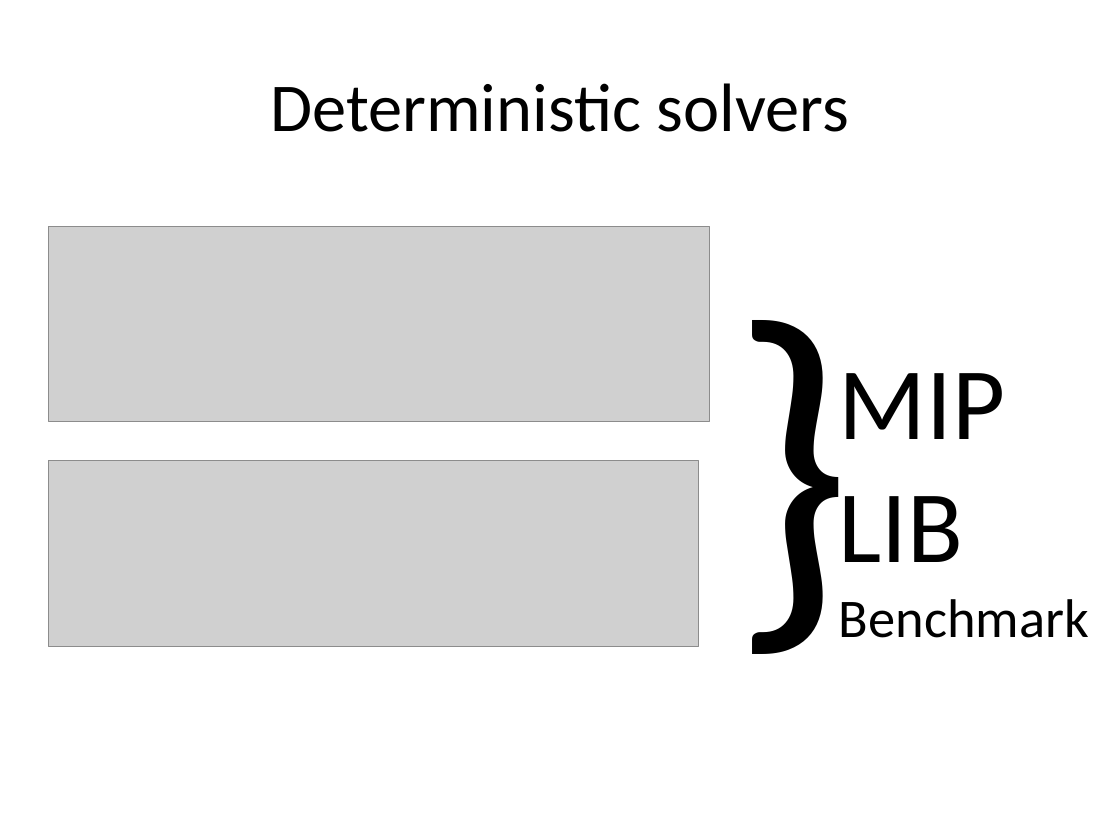
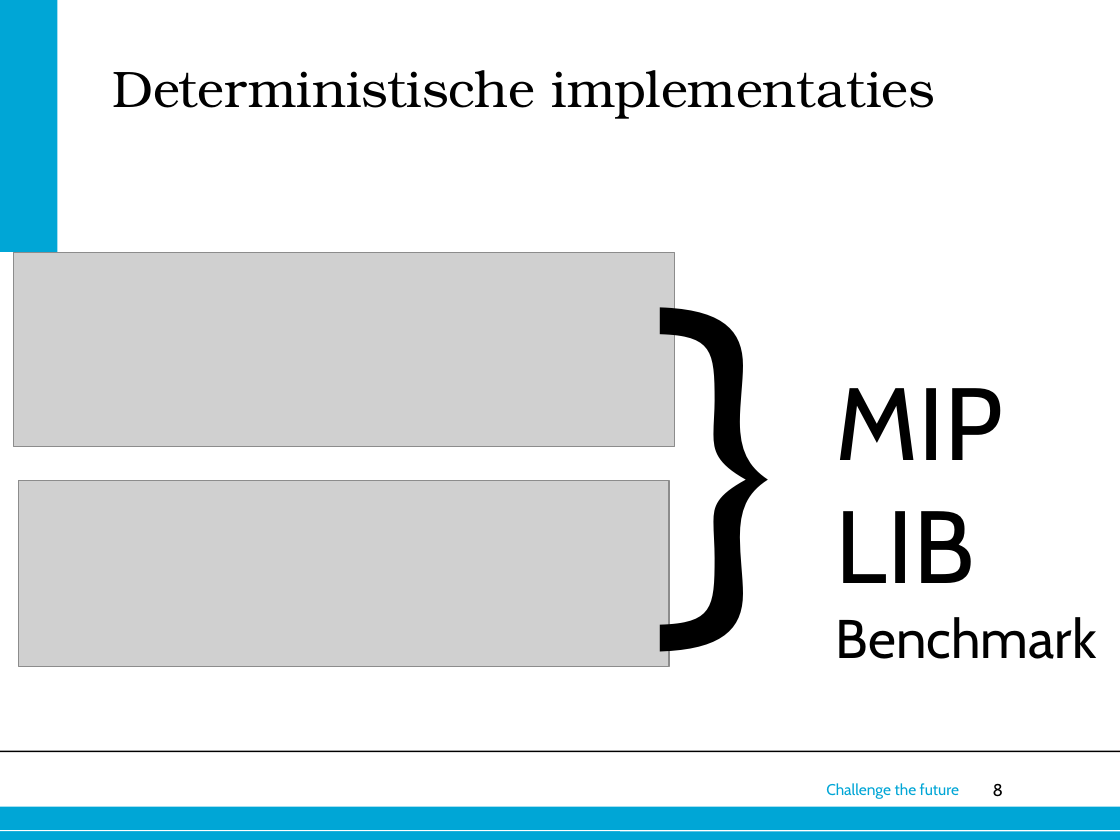
Before and after one commit to mvandertuin/RandomizedAlgorithmsLP, a slide deck: slide 8 of Presentation/presentatie.pptx. Drawn at 1120x840 pixels with LibreOffice and Linux fonts; fonts in the diff are those of the drawing; grey boxes stand for pictures; background and template pictures are left out. Boxes give left, top, right and bottom in pixels: in the first picture for what was removed or moved away, otherwise in the second. Text is boxed around its words. In the diff, an @@ line names an element or a change of style, - is before the commit and + after.

```diff
--- a/Presentation/presentatie.pptx
+++ b/Presentation/presentatie.pptx
@@ rectangle added at [0,0,57,252], fill #00A6D6 @@
@@ title "Deterministische implementaties" at [112,70,935,119]: vertical alignment middle to top @@
@@ title at [112,70,935,119]: text changed; size 44 to 33 pt; font Calibri to TeX Gyre Bonum @@
-Deterministic solvers
+Deterministische implementaties
@@ text "}" at [648,206,860,689]: font Calibri to Cabin @@
@@ text "}": place and size @@
-text "}" at [719,207,931,690]
+text "}" at [648,206,860,689]
@@ picture: place and size @@
-picture at [48,226,709,421]
+picture at [13,252,674,447]
@@ text "MIP": place and size @@
-text "MIP" at [839,373,1089,638]
+text "MIP" at [836,388,1097,659]
@@ text "MIP" at [836,388,1097,659]: font Calibri to Cabin @@
@@ picture: place and size @@
-picture at [48,461,699,647]
+picture at [19,480,670,666]
@@ line added from (0, 752) to (1120, 752), #000000 1 pt @@
@@ rectangle added at [0,806,1120,840], fill #00A6D6 @@
@@ text added at [826,783,959,799], 10 pt, text #00A6D6 @@
+Challenge the future
@@ page number added at [993,784,1003,797], 11 pt, text #000000 @@
+8
@@ line added from (0, 831) to (1120, 831), #FFFFFF 0.75 pt @@
```
Also in this commit, not shown: 6 other slides changed, 5 slides added, 2 slides removed.
